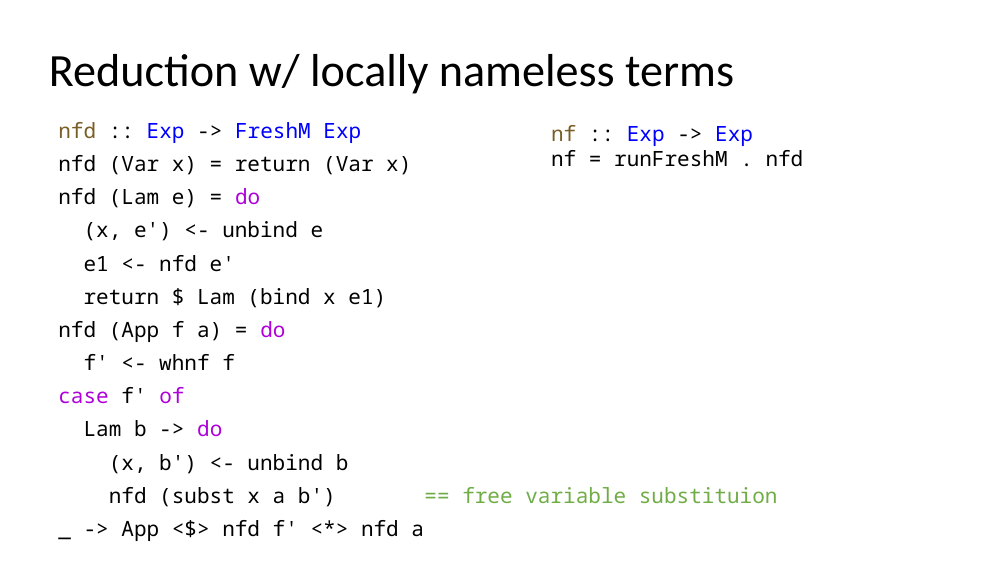
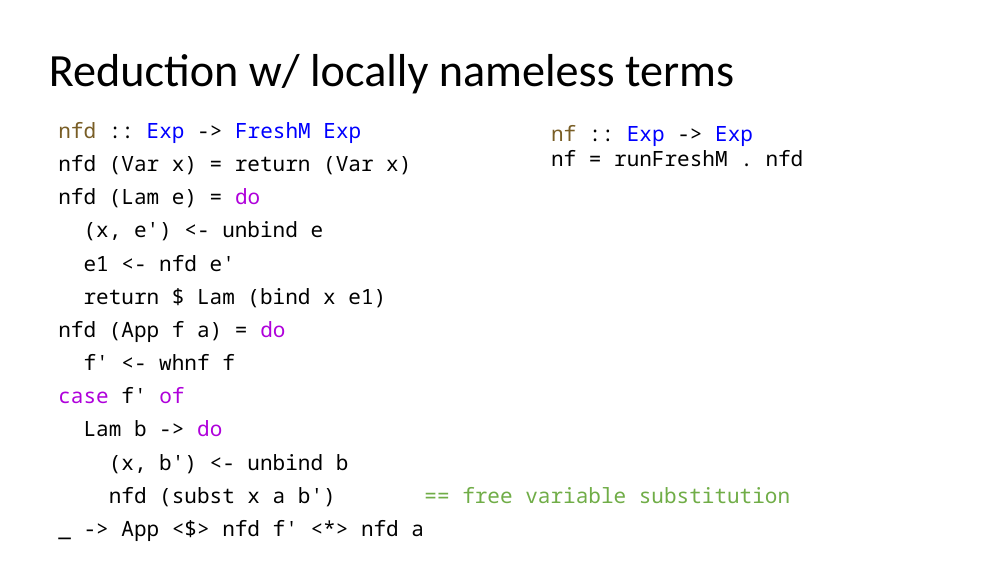
Before and after one commit to sweirich/lambda-n-ways, a slide deck: slide 5 of doc/wits-discussion.pptx. Drawn at 1008x567 pixels with LibreOffice and Linux fonts; fonts in the diff are those of the drawing. Boxes give left, top, right and bottom in pixels: in the first picture for what was removed or moved away, otherwise in the second. Text is boxed around its words. In the diff, an @@ line names an element or a change of style, - is before the commit and + after.

```diff
--- a/doc/wits-discussion.pptx
+++ b/doc/wits-discussion.pptx
@@ text at <box>109,487,790,507</box>: text changed @@
-nfd (subst x a b') == free variable substituion
+nfd (subst x a b') == free variable substitution
```
Also in this commit, not shown: 1 other slide changed.
